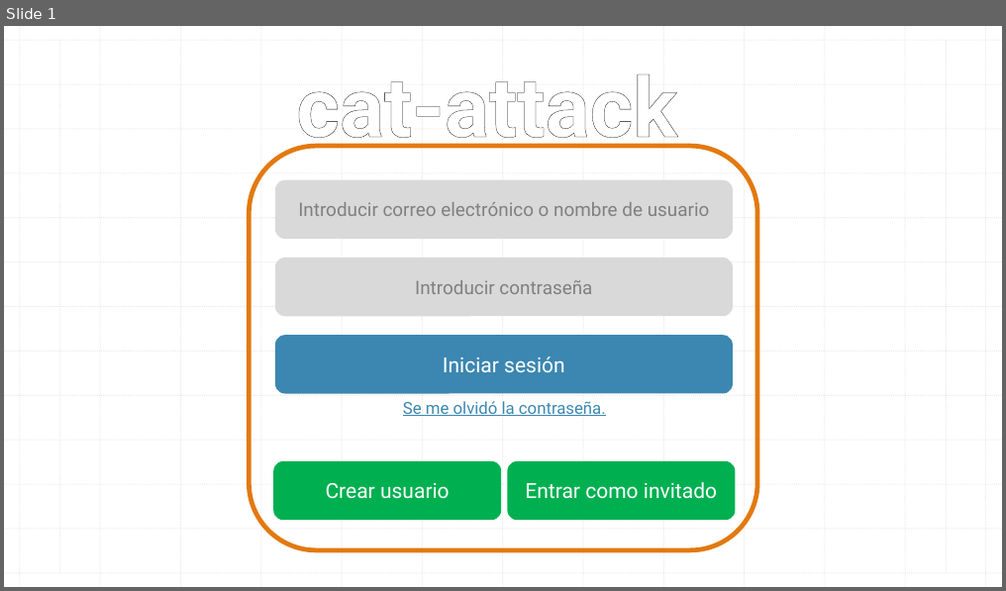
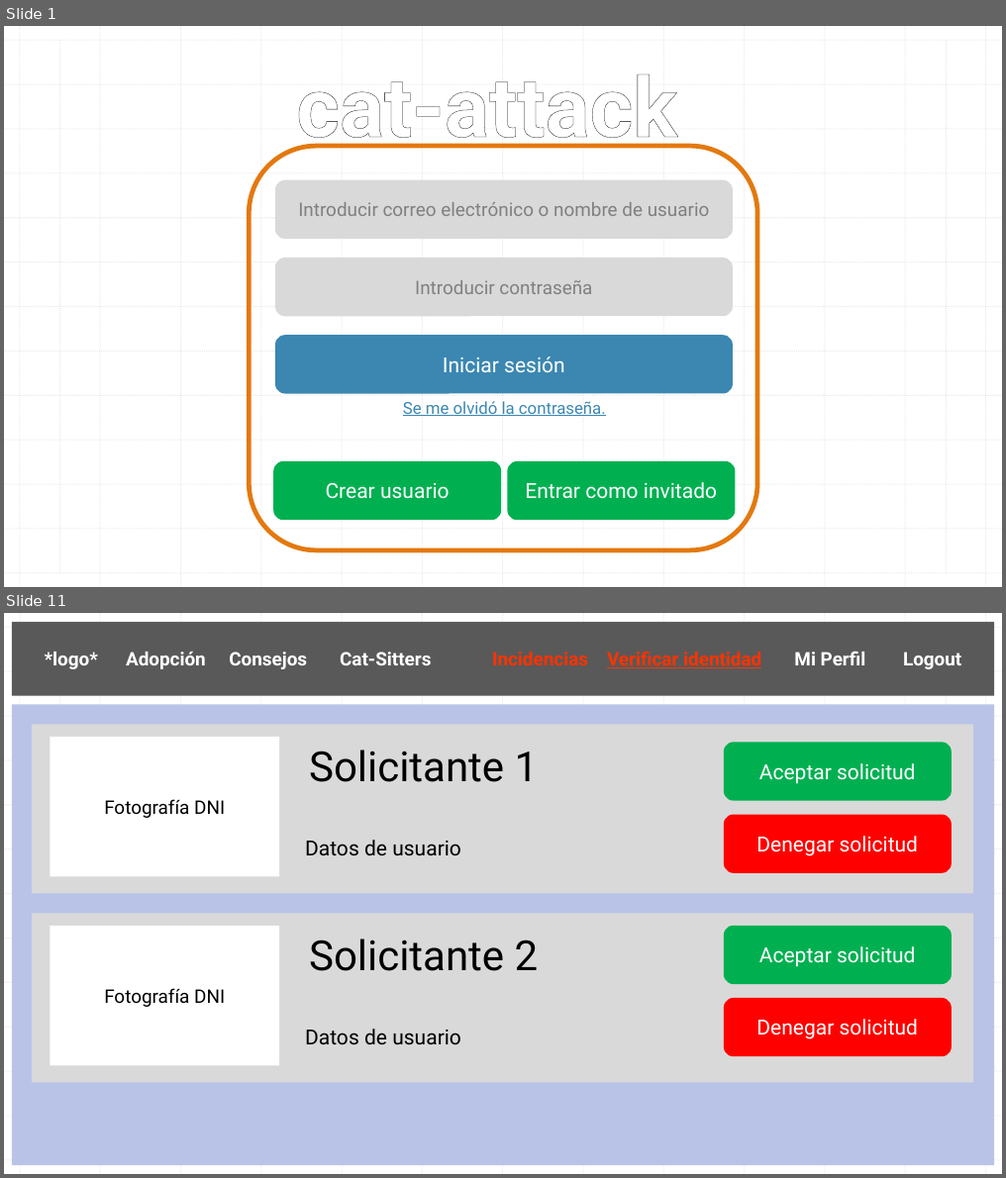
Before and after one commit to AndresIturria/Cat-Attack, a slide deck: Docs/wireframe cat-attack.pptx. Shown one above the other, each under a label of ours: slide 1 before the commit, slides 1 and 11 after it; the slides between them are not shown. The pictures are 1006x591 and 1006x1178 pixels, drawn with LibreOffice and Linux fonts; fonts in the diff are those of the drawing. Boxes give left, top, right and bottom in pixels: in the first picture for what was removed or moved away, otherwise in the second. Text is boxed around its words. In the diff, an @@ line names an element or a change of style, - is before the commit and + after.

```diff
--- a/Docs/wireframe cat-attack.pptx
+++ b/Docs/wireframe cat-attack.pptx
@@ slide 11 added at bbox=[4, 613, 1002, 1174], background #FFFFFF; not listed: 28 template elements that a slide beside it also shows @@
@@ rectangle added at bbox=[12, 622, 994, 696], fill #595959, 18 pt, text #FFFFFF, bold @@
+*logo* Adopción Consejos Cat-Sitters Incidencias Verificar identidad Mi Perfil Logout
@@ rectangle added at bbox=[12, 704, 994, 1165], fill #B8C3E7 @@
@@ rectangle added at bbox=[32, 725, 973, 894], fill #D9D9D9 @@
@@ rectangle added at bbox=[50, 737, 279, 876], fill #FFFFFF, 18 pt, text #000000 @@
+Fotografía DNI
@@ text added at bbox=[305, 750, 539, 856], 20 pt, text #000000 @@
+Solicitante 1
+Datos de usuario
@@ rounded rectangle added at bbox=[724, 742, 951, 800], fill #00B050, 20 pt, text #FFFFFF @@
+Aceptar solicitud
@@ rounded rectangle added at bbox=[724, 814, 951, 872], fill #FF0000, 20 pt, text #FFFFFF @@
+Denegar solicitud
@@ rectangle added at bbox=[32, 913, 973, 1082], fill #D9D9D9 @@
@@ rectangle added at bbox=[50, 926, 279, 1065], fill #FFFFFF, 18 pt, text #000000 @@
+Fotografía DNI
@@ text added at bbox=[305, 939, 539, 1045], 20 pt, text #000000 @@
+Solicitante 2
+Datos de usuario
@@ rounded rectangle added at bbox=[724, 926, 951, 984], fill #00B050, 20 pt, text #FFFFFF @@
+Aceptar solicitud
@@ rounded rectangle added at bbox=[724, 998, 951, 1057], fill #FF0000, 20 pt, text #FFFFFF @@
+Denegar solicitud
```
Also in this commit, not shown: 5 slides changed, 4 other slides added, 1 other file.
